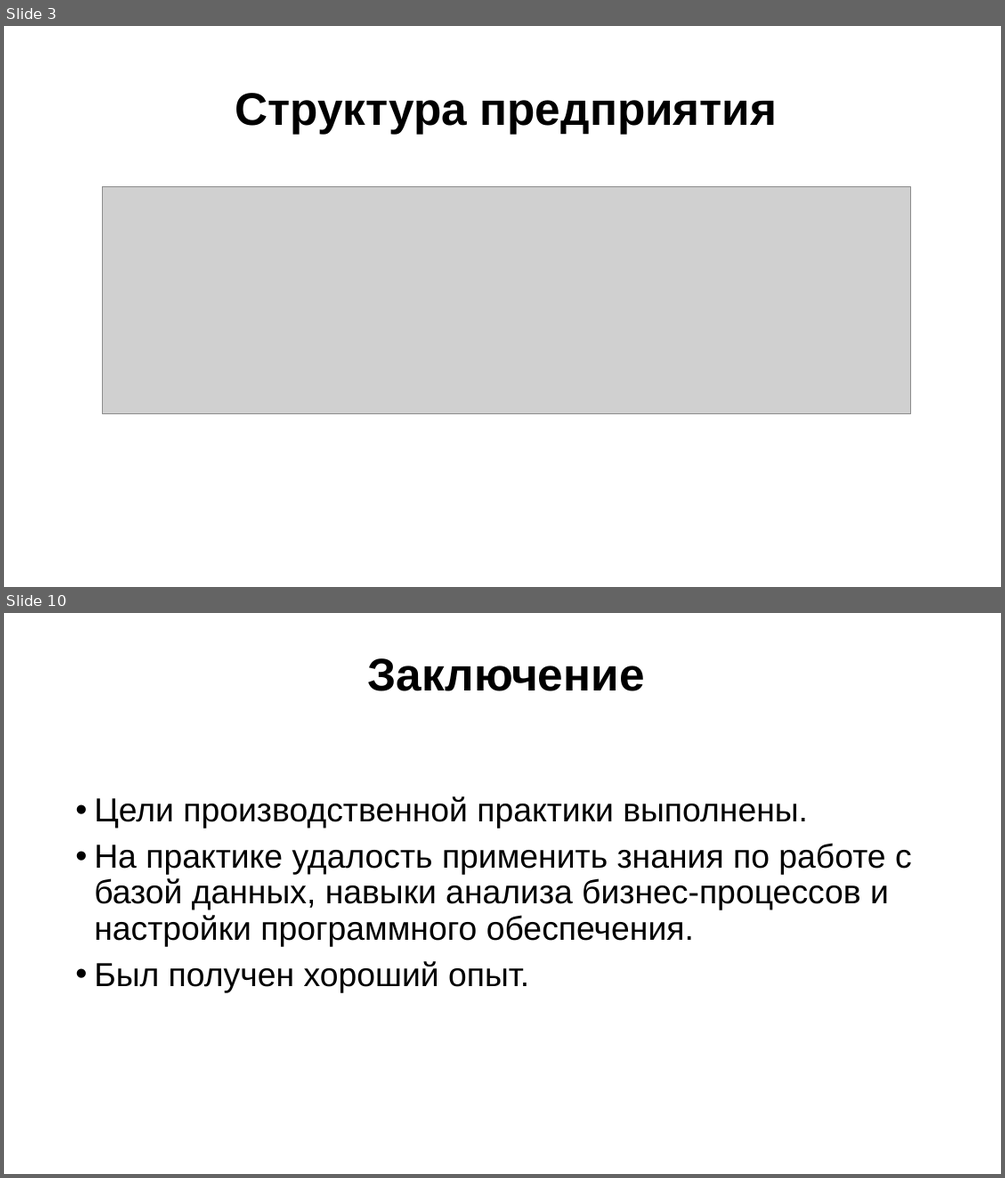
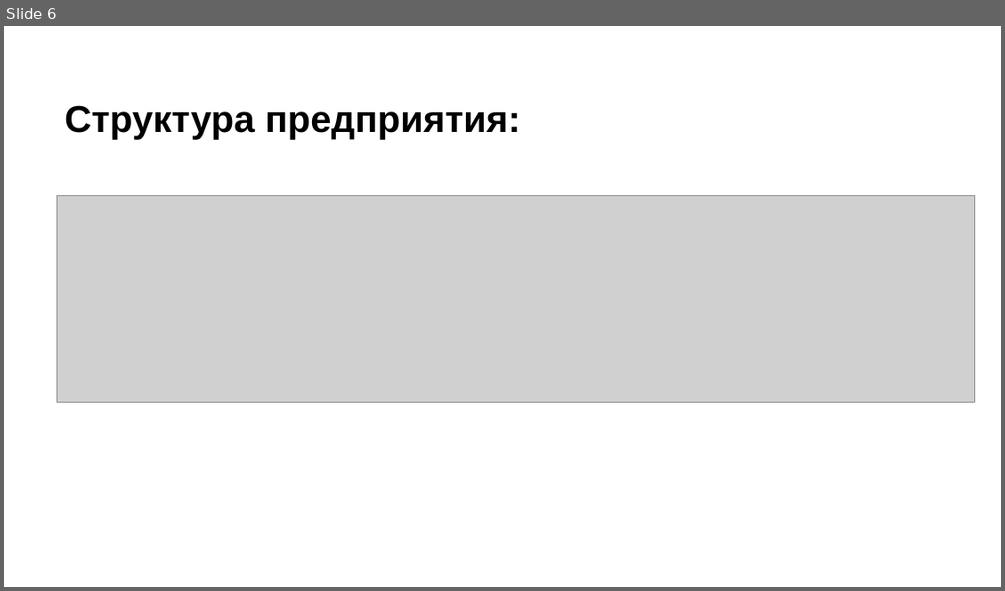
Before and after one commit to dsyt17/works, a slide deck: Отчет по практике/Отчет Гончаров.pptx. Shown one above the other, each under a label of ours: slides 3 and 10 before the commit, slide 6 after it; the slides between them are not shown. The pictures are 1005x1178 and 1005x591 pixels, drawn with LibreOffice and Linux fonts; fonts in the diff are those of the drawing; grey boxes stand for pictures. Boxes give left, top, right and bottom in pixels: in the first picture for what was removed or moved away, otherwise in the second. Text is boxed around its words. In the diff, an @@ line names an element or a change of style, - is before the commit and + after.

```diff
--- a/Отчет по практике/Отчет Гончаров.pptx
+++ b/Отчет по практике/Отчет Гончаров.pptx
@@ slide 10 removed at box(4, 613, 1001, 1174), background #FFFFFF @@
@@ title removed at box(368, 658, 645, 691) @@
-Заключение
@@ text removed at box(94, 796, 912, 993) @@
-• Цели производственной практики выполнены.
-• На практике удалость применить знания по работе с базой данных, навыки анализа бизнес-процессов и настройки программного обеспечения.
-• Был получен хороший опыт.
@@ what was slide 3 is now slide 6 @@
@@ slide 6 changed as well @@
@@ text "Структура предприятия:" at box(65, 105, 520, 139): vertical alignment middle to top @@
@@ text at box(65, 105, 520, 139): text changed; size 44 to 36 pt @@
-Структура предприятия
+Структура предприятия:
@@ picture: place and size @@
-picture at box(102, 187, 910, 413)
+picture at box(57, 196, 975, 402)
```
Also in this commit, not shown: 2 other slides changed, 8 slides added, 6 other slides removed.
